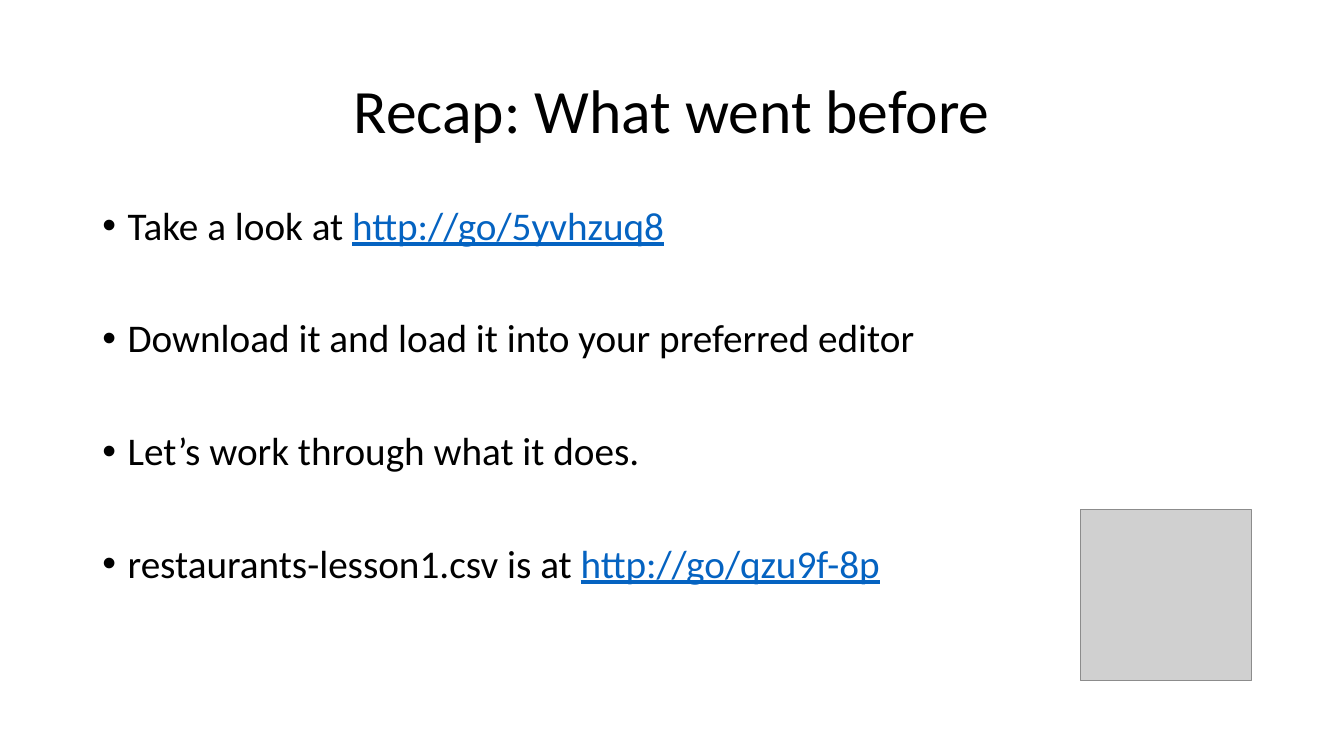
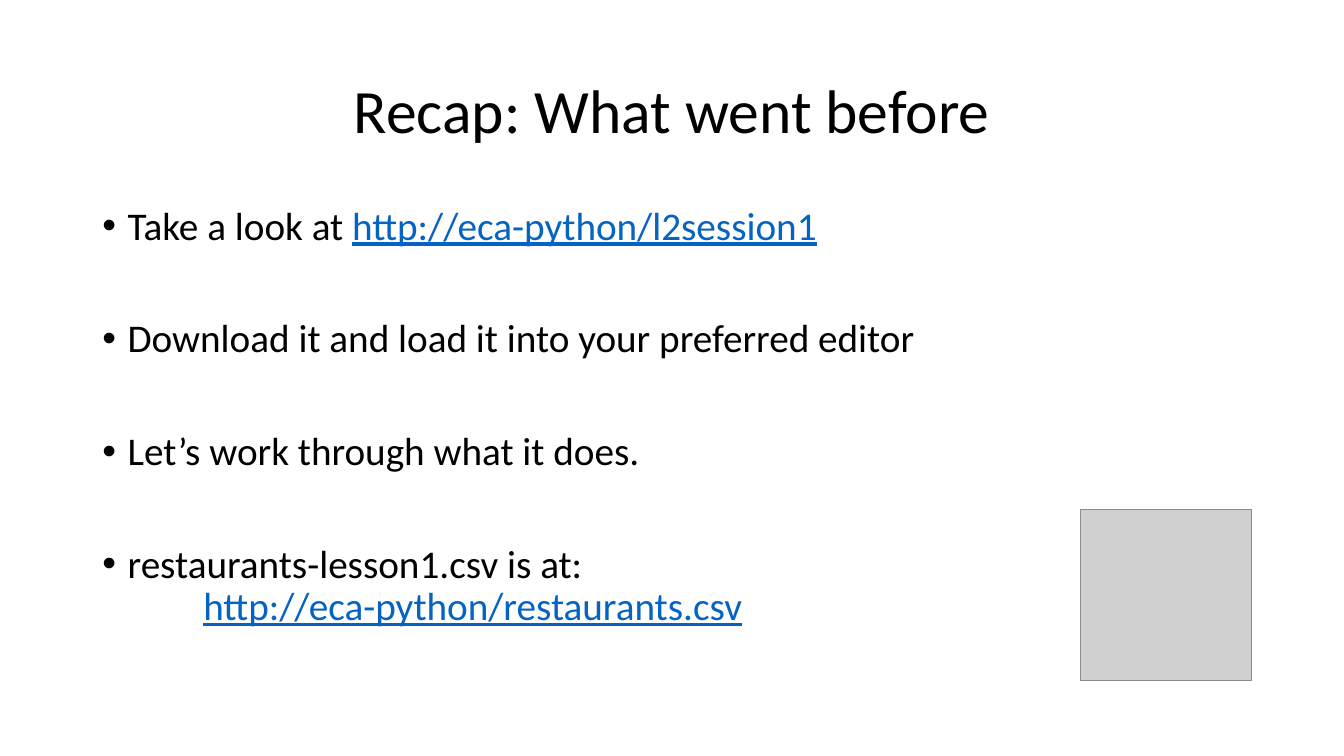
Before and after one commit to wilkotom/python_examples, a slide deck: slide 6 of Python Level 2/Lesson 1/Session 1.pptx. Drawn at 1344x756 pixels with LibreOffice and Linux fonts; fonts in the diff are those of the drawing; grey boxes stand for pictures. Boxes give left, top, right and bottom in pixels: in the first picture for what was removed or moved away, otherwise in the second. Text is boxed around its words. In the diff, an @@ line names an element or a change of style, - is before the commit and + after.

```diff
--- a/Python Level 2/Lesson 1/Session 1.pptx
+++ b/Python Level 2/Lesson 1/Session 1.pptx
@@ text at [128,212,816,247]: text changed @@
-• Take a look at http://go/5yvhzuq8
+• Take a look at http://eca-python/l2session1
@@ text at [128,550,742,627]: text changed; text colour #000000 to #0563C1 @@
-• restaurants-lesson1.csv is at http://go/qzu9f-8p
+• restaurants-lesson1.csv is at:
+  http://eca-python/restaurants.csv
```
Also in this commit, not shown: 1 other slide changed.
